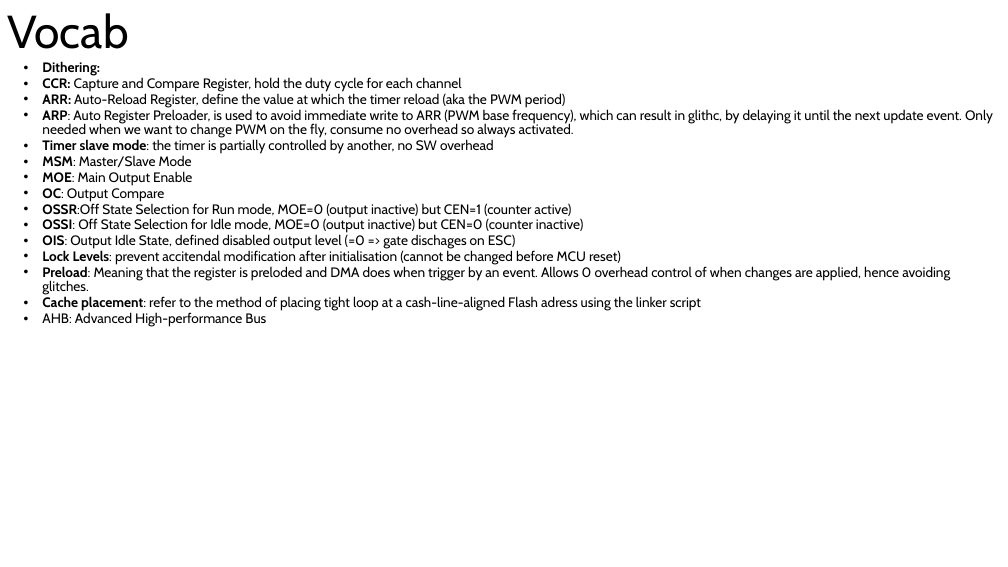
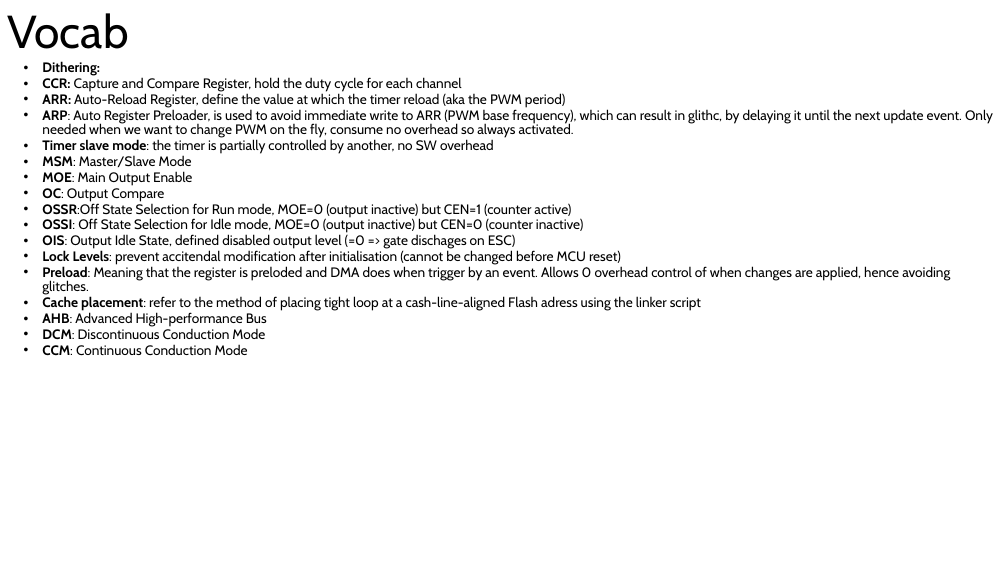
Before and after one commit to StepaneBinon/Kururugi-ESC-Dev-Board, a slide deck: slide 8 of docs/Abreviations.pptx. Drawn at 1008x567 pixels with LibreOffice and Linux fonts; fonts in the diff are those of the drawing. Boxes give left, top, right and bottom in pixels: in the first picture for what was removed or moved away, otherwise in the second. Text is boxed around its words. In the diff, an @@ line names an element or a change of style, - is before the commit and + after.

```diff
--- a/docs/Abreviations.pptx
+++ b/docs/Abreviations.pptx
@@ text at (x1=42, y1=328, x2=265, y2=356): paragraphs added @@
+• DCM: Discontinuous Conduction Mode
+• CCM: Continuous Conduction Mode
@@ text at (x1=42, y1=312, x2=267, y2=327): bold on in "AHB:" @@
```
Also in this commit, not shown: 2 other files.
